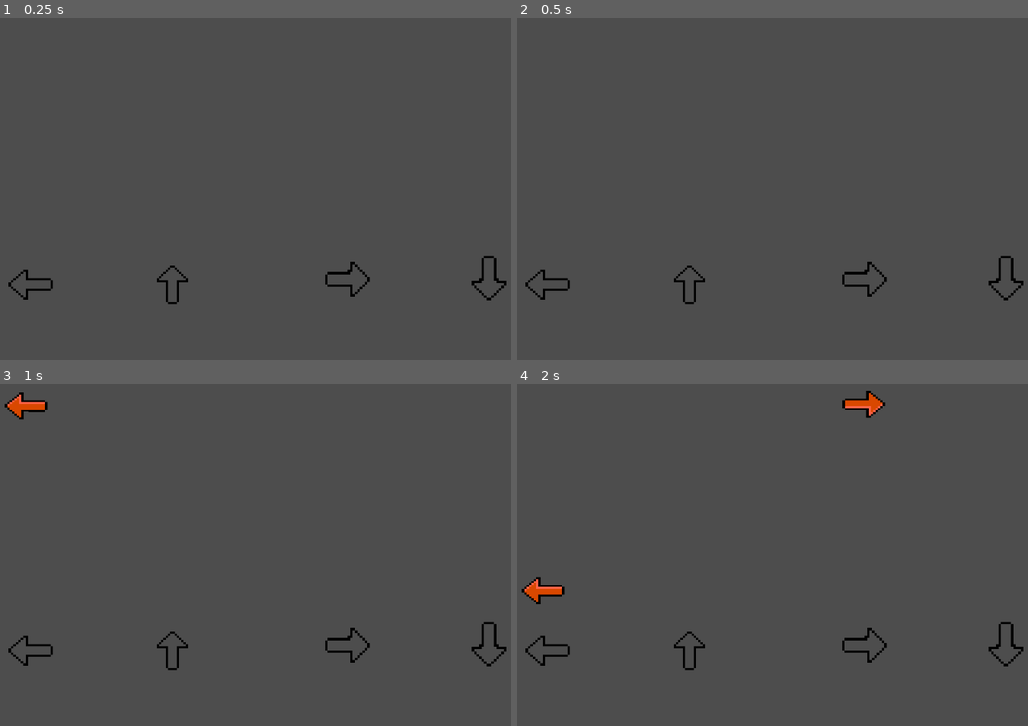
Above: before the commit, frames 1-4 (two rows, left to right).
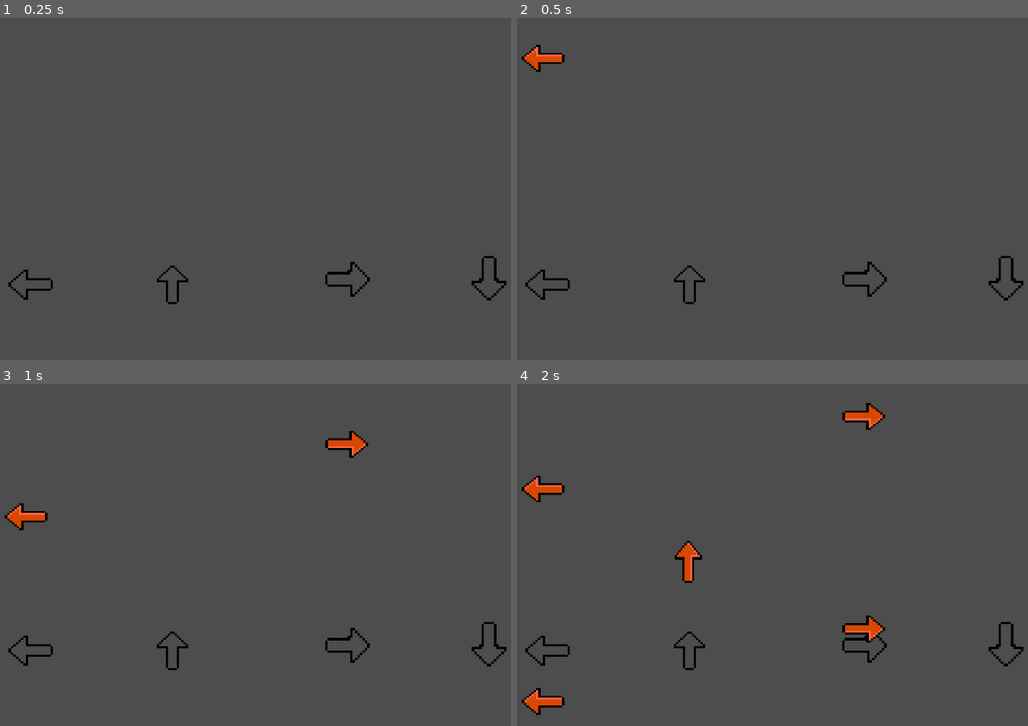
Above: after the commit, the same moments.

Repository: GabrielVelasquez7/Florentino-diablo
Game: Godot game, scene res://Mundo.tscn
The game is run twice, just before and just after one commit, with the same random seed, the same clock (stepped at 60 frames per second) and the same inputs.
Inputs:
- Up to frame 1 (0.25 s): no input
- Up to frame 2 (0.5 s): no input
- Up to frame 3 (1 s): hold Right (ui_right) from 0.53 s (still down)
- Up to frame 4 (2 s): release Right (ui_right) at 1.28 s; hold Down (ui_down) from 1.28 s (still down)

Frame 1 is identical in both runs. In frame 2, 0.3% of the frame differs, in the area x 0-10%, y 7-16%; in frame 3, 1.0%; in frame 4, 2.3%, in the area x 0-73%, y 2-97%.

Commit message:
Ajustes velocidad

Diff:
--- a/Catcher.tscn
+++ b/Catcher.tscn
@@ -4,8 +4,8 @@
 radius = 28.0179
 
 [node name="Catcher" type="Area2D"]
-position = Vector2(119, 110)
+position = Vector2(519, 235)
 
 [node name="CollisionShape2D" type="CollisionShape2D" parent="."]
-position = Vector2(34, 29)
+position = Vector2(3, 5)
 shape = SubResource("CircleShape2D_ynlsk")
--- a/Keyobject.gd
+++ b/Keyobject.gd
@@ -1,9 +1,11 @@
 extends Area2D
 
 @export var GRAVITY = 0
+@export var INITIAL_LIVES = 3  # Número inicial de vidas
 
 var inside_area = false
 var direction = -1  # -1 como valor predeterminado para la dirección
+var lives = INITIAL_LIVES  # Inicializa las vidas
 
 # Definir una señal para notificar al Catcher cuando la tecla correcta sea presionada
 signal key_pressed_correctly(direction)
@@ -14,6 +16,9 @@
 func _ready():
 	# Asignamos el AnimationPlayer solo para el Catcher 1
 	catcher_animation_player = get_node_or_null("$Objects/Catcher/Sprite2D/AnimationPlayer")
+
+	# Muestra las vidas iniciales
+	print("Vidas iniciales: ", lives)
 
 func _process(delta):
 	position.y += GRAVITY * delta  # Aplica la gravedad a la flecha
@@ -65,6 +70,19 @@
 func _on_area_entered(area):
 	inside_area = true
 
+
 # Detecta cuando la flecha sale del área de otra entidad
 func _on_area_exited(area):
 	inside_area = false
+	lives -= 1
+
+	# Aquí restamos una vida si no se presionó la tecla correcta
+	if !is_correct_key_pressed():
+
+		print("¡Te equivocaste! Vidas restantes: ", lives)
+
+		# Verifica si las vidas llegaron a 0
+		if lives <= 0:
+			print("¡Has perdido! Juego terminado.")
+			# Aquí puedes agregar código para terminar el juego o reiniciarlo.
+			# Por ejemplo, podrías emitir una señal o llamar a algún método para finalizar el juego.
--- a/Mundo.gd
+++ b/Mundo.gd
@@ -48,7 +48,7 @@
 		add_child(KeyInstance)  # Agrega la instancia como hijo
 
 
-
-
 func _on_timer_timeout():
-	_spawn()
+		_spawn()
+		var timer = $start_timer  # Suponiendo que el temporizador es un nodo llamado "Timer"
+		timer.wait_time = max(timer.wait_time - 0.0011, 0.25)  # Reducir el tiempo de espera en 0.1, pero no menos de 0.1
--- a/Mundo.tscn
+++ b/Mundo.tscn
@@ -89,7 +89,8 @@
 [node name="Marker2D" type="Marker2D" parent="."]
 position = Vector2(587, 40)
 
-[node name="Timer" type="Timer" parent="."]
+[node name="start_timer" type="Timer" parent="."]
+wait_time = 0.386
 autostart = true
 
 [node name="AnimationPlayer" type="AnimationPlayer" parent="."]
@@ -97,4 +98,4 @@
 "": SubResource("AnimationLibrary_oxm8g")
 }
 
-[connection signal="timeout" from="Timer" to="." method="_on_timer_timeout"]
+[connection signal="timeout" from="start_timer" to="." method="_on_timer_timeout"]
Not shown, added: Key523.tmp
